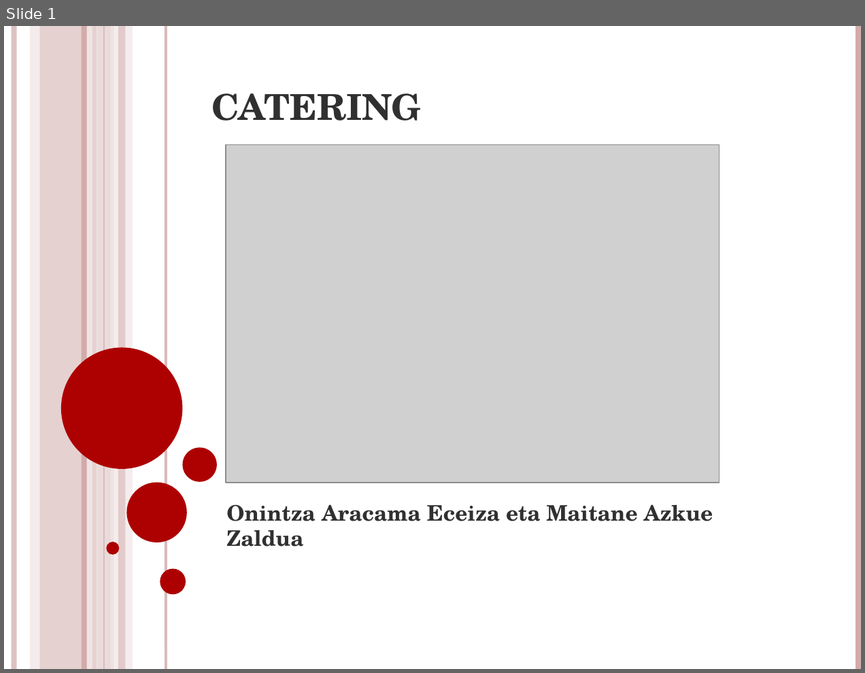
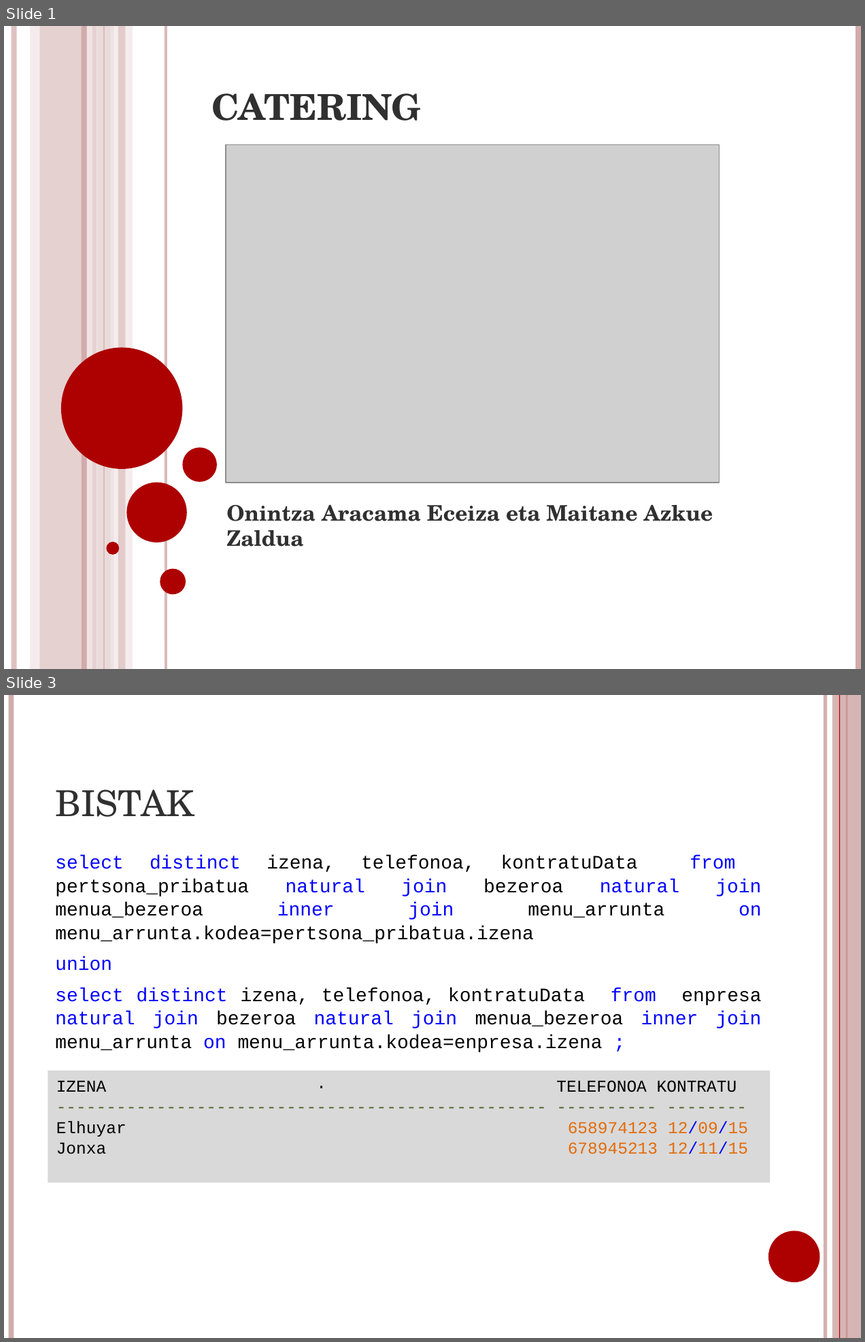
Before and after one commit to mazkue004/wso001m004, a slide deck: ikasleak/DBD/CATERING.pptx. Shown one above the other, each under a label of ours: slide 1 before the commit, slides 1 and 3 after it; the slides between them are not shown. The pictures are 865x673 and 865x1342 pixels, drawn with LibreOffice and Linux fonts; fonts in the diff are those of the drawing; grey boxes stand for pictures. Boxes give left, top, right and bottom in pixels: in the first picture for what was removed or moved away, otherwise in the second. Text is boxed around its words. In the diff, an @@ line names an element or a change of style, - is before the commit and + after.

```diff
--- a/ikasleak/DBD/CATERING.pptx
+++ b/ikasleak/DBD/CATERING.pptx
@@ slide 3 added at [4,695,861,1338], background #FFFFFF @@
@@ line added from (11, 695) to (11, 1338), #D3ABAB 4.5 pt @@
@@ line added from (825, 695) to (825, 1338), #D3ABAB 3 pt @@
@@ rectangle added at [832,695,861,1338], fill #D3ABAB at 87% opacity @@
@@ line added from (839, 695) to (839, 1338), #AD0101 0.75 pt @@
@@ line added from (847, 695) to (847, 1338), #AD0101 1.5 pt @@
@@ title added at [55,790,194,817], 30 pt, text #303030, small capitals @@
+BISTAK
@@ text added at [55,855,762,1052], 16 pt, text #000000 @@
+select distinct izena, telefonoa, kontratuData from pertsona_pribatua natural join bezeroa natural join menua_bezeroa inner join menu_arrunta on menu_arrunta.kodea=pertsona_pribatua.izena
+union
+select distinct izena, telefonoa, kontratuData from enpresa natural join bezeroa natural join menua_bezeroa inner join menu_arrunta on menu_arrunta.kodea=enpresa.izena ;
@@ rectangle added at [48,1070,770,1183], fill #D9D9D9, 14 pt, text #4F6228 @@
+IZENA · TELEFONOA KONTRATU
+------------------------------------------------- ---------- --------
+Elhuyar 658974123 12/09/15
+Jonxa 678945213 12/11/15
@@ ellipse added at [768,1231,820,1282], fill #AD0101 @@
```
Also in this commit, not shown: 6 other slides added, 2 slides removed, 4 other files.
